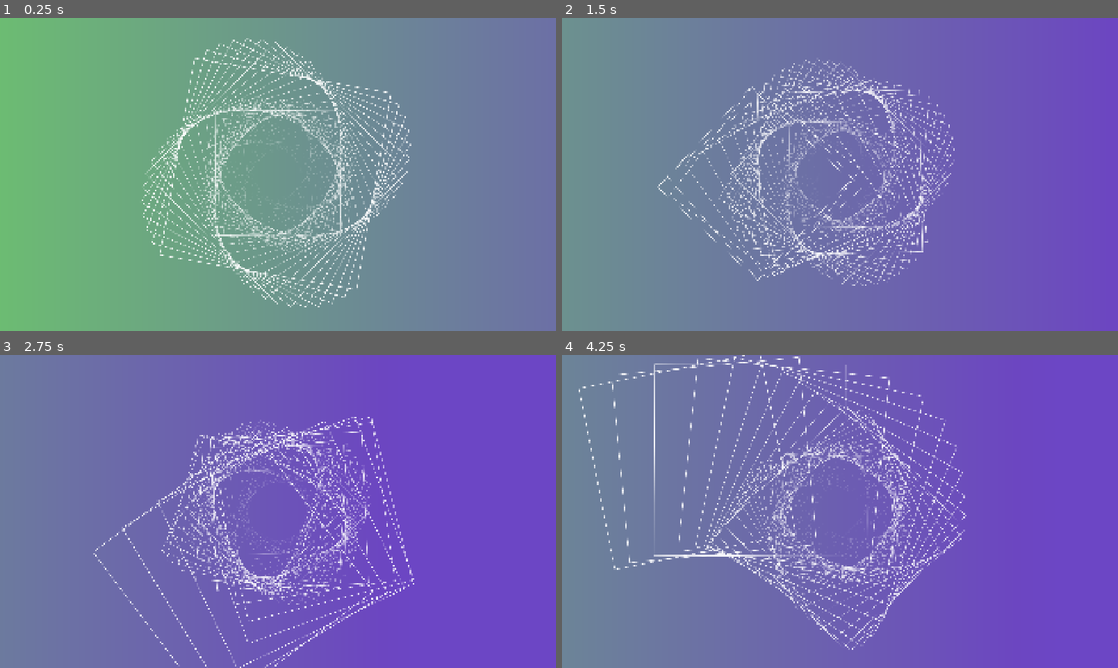
Above: before the commit, frames 1-4 (two rows, left to right).
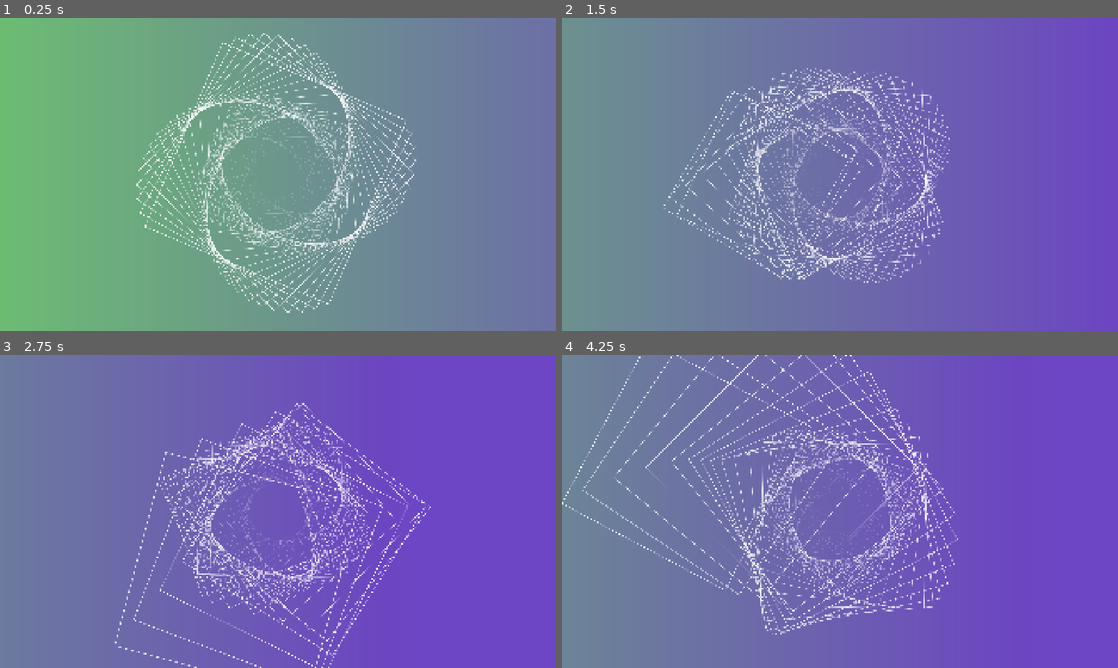
Above: after the commit, the same moments.

Repository: Juju-brz/GDVJ
Game: Godot game, scene res://templates/04_WormDance.tscn
The game is run twice, just before and just after one commit, with the same random seed, the same clock (stepped at 60 frames per second) and the same inputs.
Inputs (mouse positions are in pixels of both pictures, inside the frame that each line leads up to):
- Up to frame 1 (0.25 s): no input
- Up to frame 2 (1.5 s): tap Enter at 0.5 s; move the mouse to (962, 158) at 0.52 s; move the mouse to (728, 190) at 1.27 s
- Up to frame 3 (2.75 s): move the mouse to (333, 442) at 2.02 s
- Up to frame 4 (4.25 s): move the mouse to (812, 574) at 2.77 s; move the mouse to (1006, 558) at 3.52 s

The runs differ from the first frame. In frame 1, 9.7% of the frame differs, in the area x 24-75%, y 4-95%; in frame 2, 8.7%; in frame 3, 8.9%; in frame 4, 11%, in the area x 0-73%, y 0-95%.

Commit message:
now code dont reboot

Diff:
--- /dev/null
+++ b/autoload/Global.gd
@@ -0,0 +1,43 @@
+extends Node
+
+var ShaderFrag = "shader_type canvas_item;
+
+void fragment() {
+
+
+	vec3 color1 = vec3(1.0, 0.5, 0.0); //orange
+	vec3 color2 = vec3(0.3, 0.4, 0.7); //blue
+	vec3 color3 = vec3(0.3, 1.0, 0.3); // green
+	vec2 uv = UV;
+
+	vec3 color = mix(color3, color2, uv.x + sin(TIME *0.5));
+	COLOR = vec4(color, 0.5);
+}"
+var ShaderVer = "shader_type canvas_item;
+
+
+void vertex() {
+	vec2 uv = UV;
+
+	vec3 red = vec3(1.0, 0.0, 0.0);
+	vec3 green = vec3(0.0, 1.0, 0.0);
+	vec3 blue = vec3(0.0, 0.0, 1.0);
+
+	vec3 white =  vec3(1.0, 1.0, 1.0);
+	vec3 black =  vec3(0.0, 0.0, 0.0);
+
+	vec3 color =  vec3(1.0, 1.0, 1.0);
+    COLOR =  vec4(color, 1.0);
+
+	VERTEX;
+}"
+
+#var ShaderVer = ""
+# Called when the node enters the scene tree for the first time.
+func _ready() -> void:
+	pass # Replace with function body.
+
+
+# Called every frame. 'delta' is the elapsed time since the previous frame.
+func _process(delta: float) -> void:
+	pass
--- a/project.godot
+++ b/project.godot
@@ -15,6 +15,10 @@
 run/main_scene="uid://dn5hnojjq0cu2"
 config/features=PackedStringArray("4.5", "Forward Plus")
 config/icon="res://icon.svg"
+
+[autoload]
+
+GLOBAL="*res://autoload/Global.gd"
 
 [display]
 
--- a/scripts/04_WormDance.gd
+++ b/scripts/04_WormDance.gd
@@ -32,7 +32,7 @@
 func _ready() -> void:
 	super._ready()
 	NEXT_SCENE_PATH = "res://templates/02_BeautifulChaos.tscn"
-	speed = 1.0
+	speed = 4.0
 	# 1. HIDE THE FIXED ORIGINAL IMAGE
 	if original_sprite:
 		original_sprite.hide()
--- a/scripts/shaderFrag.gd
+++ b/scripts/shaderFrag.gd
@@ -1,7 +1,7 @@
 extends CodeEdit
 class_name  ShaderCode
 var hide = false
-@onready var code = $CodeEdit
+@onready var code = self
 #var shader_path = "res://shaders/shaderEmpty.gdshader"
 var shader_path = "res://shaders/mainShader.gdshader"
 @onready var colorRect = get_node("../../../../ColorRect2")
@@ -11,6 +11,9 @@
 	execute.pressed.connect(_on_execute_pressed)
 	if colorRect == null:
 		print("Error: colorRect is null.")
+
+	print(code)
+	code.text = GLOBAL.ShaderFrag
 
 
 func _input(event: InputEvent) -> void:
@@ -32,3 +35,4 @@
 		var shader = mat.shader
 		if shader:
 			shader.code = user_code
+			GLOBAL.ShaderFrag = user_code
--- a/scripts/shaderVer.gd
+++ b/scripts/shaderVer.gd
@@ -1,7 +1,7 @@
 extends CodeEdit
 
 var hide = false
-@onready var code = $CodeEdit
+@onready var code = self
 #var shader_path = "res://shaders/shaderEmpty.gdshader"
 var shader_path = "res://shaders/geoShader.gdshader"
 @onready var colorRect = get_node("../../../../Square")
@@ -11,7 +11,7 @@
 	execute.pressed.connect(_on_execute_pressed)
 	if colorRect == null:
 		print("Error: colorRect is null.")
-
+	code.text = GLOBAL.ShaderVer
 
 func _input(event: InputEvent) -> void:
 	if Input.is_action_just_pressed("hide_Code"):
@@ -33,3 +33,4 @@
 		if shader:
 			shader.code = user_code
 			print(" execution")
+			GLOBAL.ShaderVer = user_code
Not shown, added: autoload/Global.gd.uid
